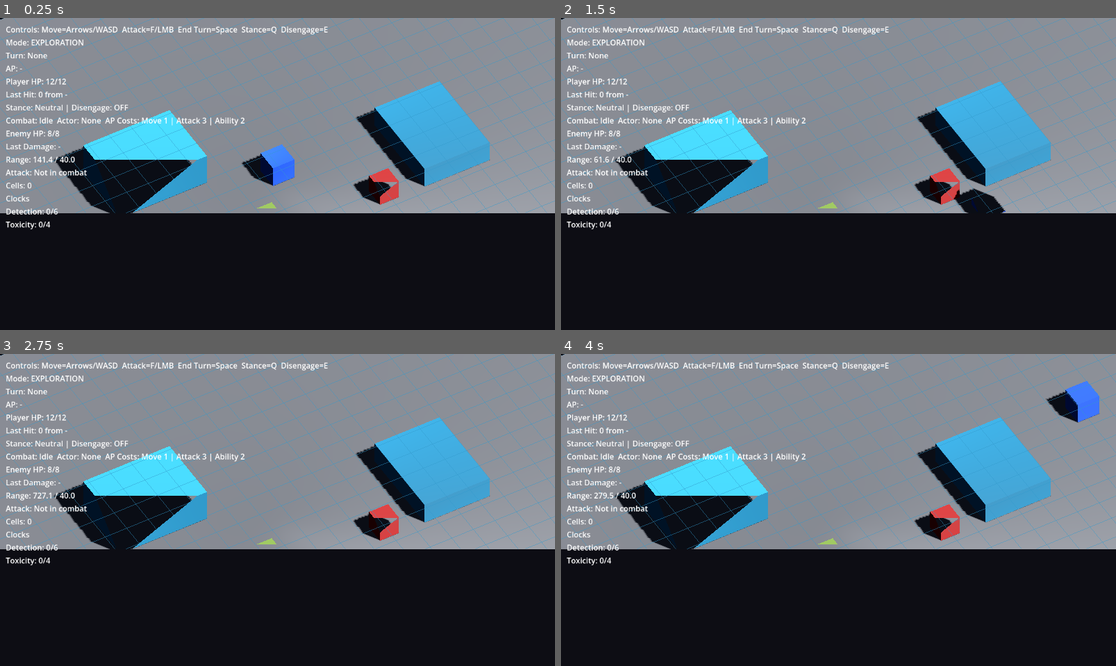
Above: before the commit, frames 1-4 (two rows, left to right).
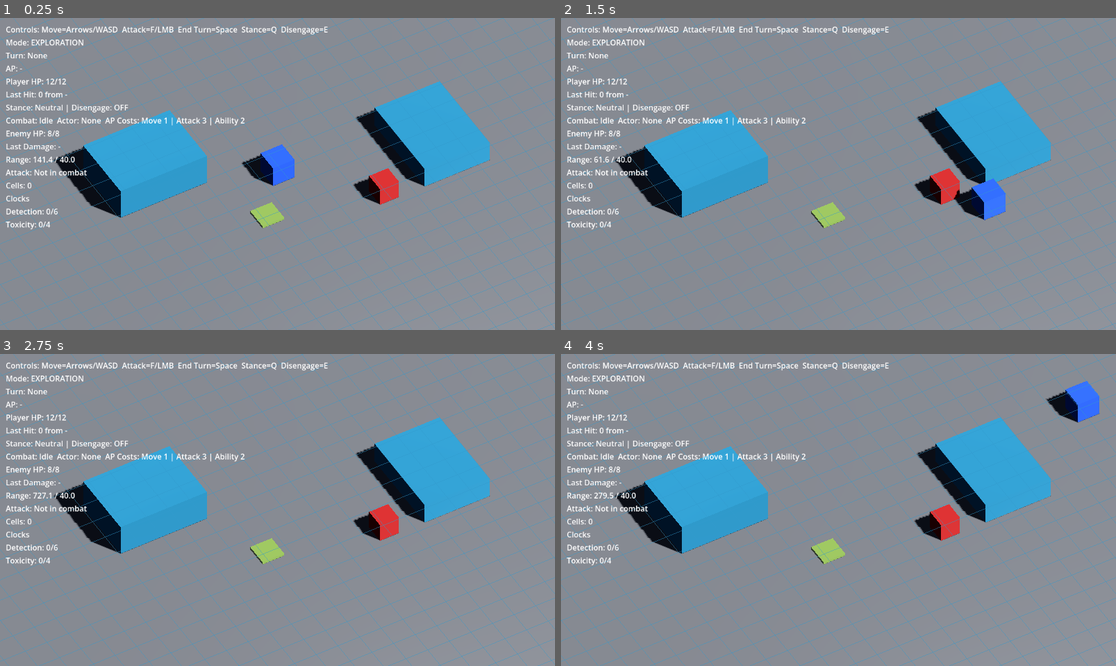
Above: after the commit, the same moments.

Repository: whelanworkmaster/cogs-and-catalysts
Game: Godot game, scene res://scenes/main.tscn
Two runs of this game, one before a commit and one after it. Both use one fixed random seed, a clock stepped at 60 frames per second and the inputs below.
Inputs (mouse positions are in pixels of both pictures, inside the frame that each line leads up to):
- Up to frame 1 (0.25 s): no input
- Up to frame 2 (1.5 s): tap Enter (ui_accept) at 0.5, 0.77, 1.25 s; move the mouse to (960, 158) at 0.52 s; hold Right (ui_right) 0.53-1.28 s; tap F (attack) at 0.6 s; click (960, 158) at 0.67 s; move the mouse to (727, 189) at 1.27 s; hold Down (ui_down) from 1.28 s (still down); tap E (disengage) at 1.35 s; click (727, 189) at 1.42 s
- Up to frame 3 (2.75 s): tap Enter (ui_accept) at 1.52 s; move the mouse to (333, 441) at 2.02 s; release Down (ui_down) at 2.03 s; hold Right (ui_right) from 2.03 s (still down); tap Q (stance_cycle) at 2.1 s; click (333, 441) at 2.17 s
- Up to frame 4 (4 s): move the mouse to (810, 572) at 2.77 s; release Right (ui_right) at 2.78 s; hold Up (ui_up) 2.78-3.53 s; tap Space at 2.85 s; click (810, 572) at 2.92 s; tap Enter (ui_accept) at 3.02, 3.5, 3.77 s; move the mouse to (1005, 556) at 3.52 s; hold Left (ui_left) from 3.53 s (still down); tap R at 3.6 s; click (1005, 556) at 3.67 s

The runs differ from the first frame. In frame 1, 41% of the frame differs, in the area x 0-100%, y 0-100%; in frame 2, 42%; in frame 3, 41%; in frame 4, 41%.

Commit message:
Fix camera: lock pitch to 45° and scale distance with zoom
Locks camera pitch (BG3/XCOM style yaw-only orbit), enlarges ground
plane to 4000x4000, and scales camera distance with ortho size to
prevent the orthographic frustum from extending below the ground plane.

Co-Authored-By: Claude Opus 4.5 <noreply@anthropic.com>

Diff:
--- a/scenes/main.tscn
+++ b/scenes/main.tscn
@@ -40,7 +40,7 @@
 environment = SubResource("Environment_1")
 
 [node name="GroundPlane" type="CSGBox3D" parent="."]
-size = Vector3(1200, 1, 840)
+size = Vector3(4000, 1, 4000)
 transform = Transform3D(1, 0, 0, 0, 1, 0, 0, 0, 1, 0, -0.5, 0)
 
 [node name="Player" parent="." instance=ExtResource("7_player")]
--- a/scripts/camera/camera_rig.gd
+++ b/scripts/camera/camera_rig.gd
@@ -7,10 +7,8 @@
 @export var min_zoom: float = 5.0
 @export var max_zoom: float = 60.0
 @export var initial_zoom: float = 30.0
-@export var initial_pitch_deg: float = -45.0
+@export var pitch_deg: float = -45.0
 @export var initial_yaw_deg: float = -30.0
-@export var min_pitch_deg: float = -80.0
-@export var max_pitch_deg: float = -15.0
 @export var follow_target: NodePath = ""
 @export var follow_smoothing: float = 8.0
 
@@ -23,7 +21,7 @@
 
 func _ready() -> void:
 	_yaw = deg_to_rad(initial_yaw_deg)
-	_pitch = deg_to_rad(initial_pitch_deg)
+	_pitch = deg_to_rad(pitch_deg)
 	_zoom = initial_zoom
 	if not _camera:
 		_camera = Camera3D.new()
@@ -46,9 +44,8 @@
 			_camera.size = _zoom
 	elif event is InputEventMouseMotion and _is_orbiting:
 		var motion := event as InputEventMouseMotion
+		# Only allow yaw rotation (horizontal), pitch is locked
 		_yaw -= motion.relative.x * orbit_speed
-		_pitch -= motion.relative.y * orbit_speed
-		_pitch = clampf(_pitch, deg_to_rad(min_pitch_deg), deg_to_rad(max_pitch_deg))
 
 func _process(delta: float) -> void:
 	if not follow_target.is_empty():
@@ -61,8 +58,8 @@
 func _update_camera_transform() -> void:
 	if not _camera:
 		return
-	# Spherical coordinates: camera orbits around the rig origin
-	var distance := 50.0
+	# Distance must scale with ortho size so the bottom of the view stays above ground
+	var distance := _zoom * 1.0
 	var offset := Vector3.ZERO
 	offset.x = distance * cos(_pitch) * sin(_yaw)
 	offset.y = distance * -sin(_pitch)
Not shown, added: scripts/camera/camera_rig.gd.uid
